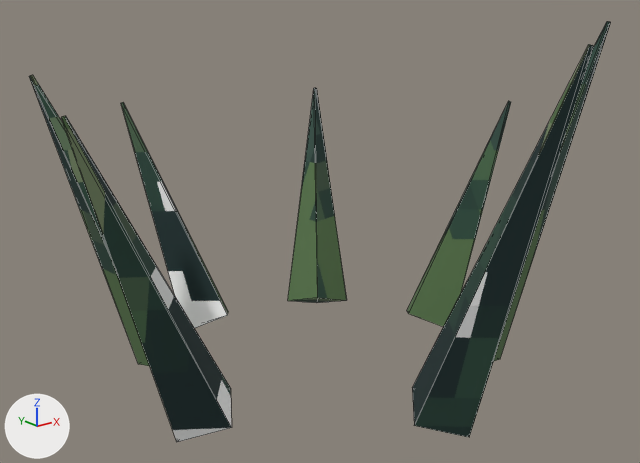
Renders of the glTF model ArenaTaticaUnity/Assets/ArenaTatica/Resources/Models/Mapa/bosque/enfeite_capim.glb from each side of a commit.
Before and after are seen from a 50 mm camera at (-0.264, -0.331, 0.209) aimed at (-0.003, -0.003, 0.078). The axes (+X, +Y, +Z) are drawn at lower left. The lights are the same throughout. The picture after the commit comes second. Mesh edges are drawn as thin lines.

Names of what the first picture shows: 'bosque_enfeite_capim'.
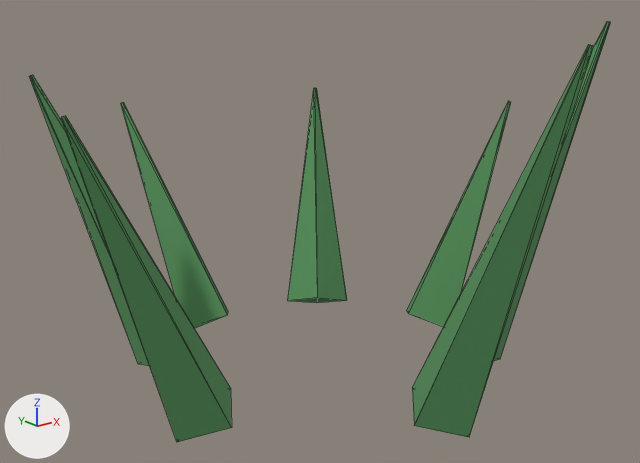
The change, as a diff of the scene's bpy script:
```diff
--- a/ArenaTaticaUnity/Assets/ArenaTatica/Resources/Models/Mapa/bosque/enfeite_capim.glb.py
+++ b/ArenaTaticaUnity/Assets/ArenaTatica/Resources/Models/Mapa/bosque/enfeite_capim.glb.py
@@ mat_bosque_folhagem @@
 n0 = _N.new('ShaderNodeBsdfPrincipled'); n0.name = 'Principled BSDF'
-n0.inputs[2].default_value = 0.9  # 'Roughness'
+n0.inputs[2].default_value = 0.88  # 'Roughness'
 n1 = _N.new('ShaderNodeOutputMaterial'); n1.name = 'Material Output'
@@ mat_bosque_folhagem @@
 n2 = _N.new('ShaderNodeMix'); n2.name = 'Mix'
 n2.inputs[0].default_value = 1.0  # 'Factor'
+n2.inputs[7].default_value = (0.09, 0.28, 0.1, 1.0)  # 'B', green #559059
 n3 = _N.new('ShaderNodeVertexColor'); n3.name = 'Color Attribute'
-n4 = _N.new('ShaderNodeTexImage'); n4.name = 'Image Texture'
-n4.image = img_bosque_folhagem
-n4.interpolation = 'Closest'
 _L.new(n0.outputs[0], n1.inputs[0])  # 'BSDF' to 'Surface'
 _L.new(n2.outputs[2], n0.inputs[0])  # 'Result' to 'Base Color'
-_L.new(n3.outputs[0], n2.inputs[7])  # 'Color' to 'B'
-_L.new(n4.outputs[0], n2.inputs[6])  # 'Color' to 'A'
+_L.new(n3.outputs[0], n2.inputs[6])  # 'Color' to 'A'
```

Pixel boxes (x1, y1, x2, y2) of what changed, in the pictures (640 x 463 px):
'bosque_enfeite_capim', surface changed: (30, 21, 611, 442) in both
